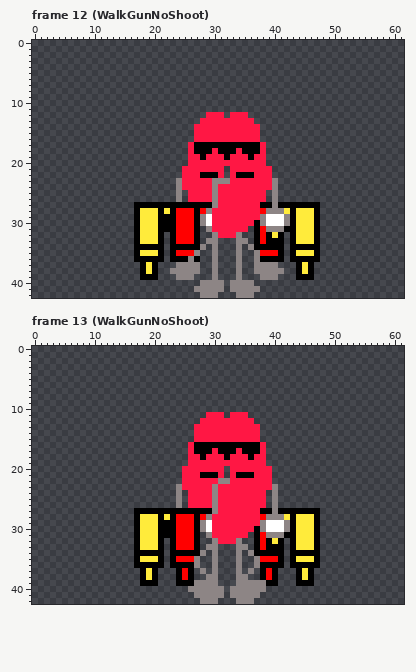
Pixel-art file -- assets/art/hotdog/hotdog.aseprite. The first picture shows the starting point.
62x43 pixels, 33 frames. Shown: frame 12 (WalkGunNoShoot), frame 13 (WalkGunNoShoot). The commit also changed other frames, which this record leaves out.
New version:
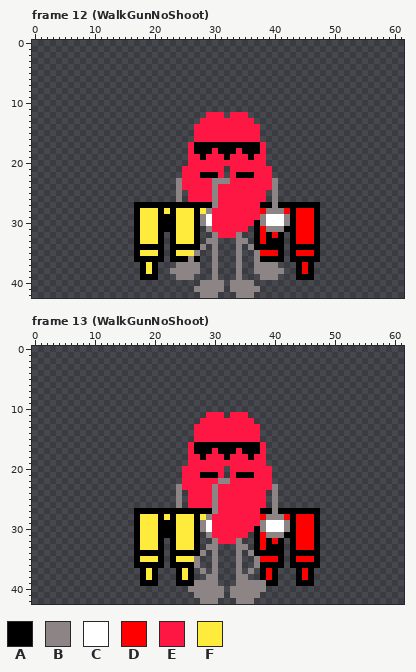
Palette (. is transparent): A #000000  B #8d8585  C #ffffff  D #ff0000  E #ff1744  F #ffeb3b
Commit message: Fixed gun continuity errors
What changed:
Frame 12 (WalkGunNoShoot), layer "Left":
Colour F gives way to colour D in row 28 at x 42 and 44 to 46; in rows 29 to 31 at x 44 to 46; in row 32 at x 40 and 44 to 46; in row 33 at x 44 to 46; in row 35 at x 44 to 46; in rows 37 to 38 at x 45.
Colour D gives way to colour F in row 28 at x 24 to 26 and 28; in rows 29 to 33 at x 24 to 26; in row 35 at x 24 to 26.
Frame 13 (WalkGunNoShoot), layer "Left":
Colour F gives way to colour D in row 28 at x 42 and 44 to 46; in rows 29 to 31 at x 44 to 46; in row 32 at x 40 and 44 to 46; in row 33 at x 44 to 46; in row 35 at x 44 to 46; in rows 37 to 38 at x 45.
Colour D gives way to colour F in row 28 at x 24 to 26 and 28; in rows 29 to 33 at x 24 to 26; in row 35 at x 24 to 26; in rows 37 to 38 at x 25.
Pixel boxes of the changes (left, top, right, bottom) in both pictures:
changed: (176, 208, 206, 256)
changed: (272, 208, 314, 274)
changed: (176, 514, 206, 580)
changed: (272, 514, 314, 580)
